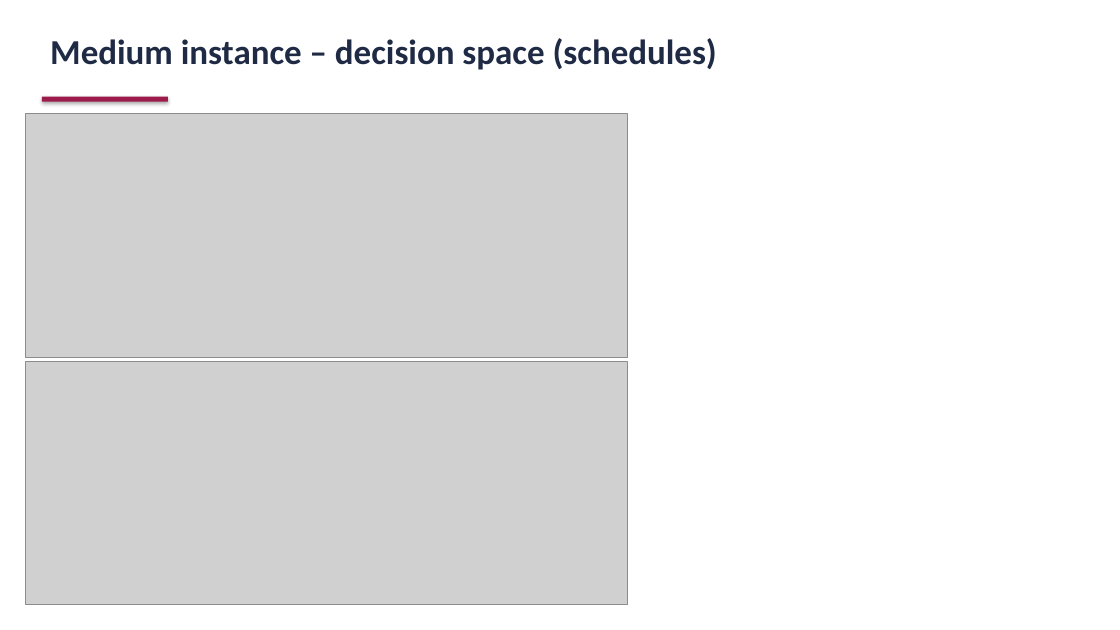
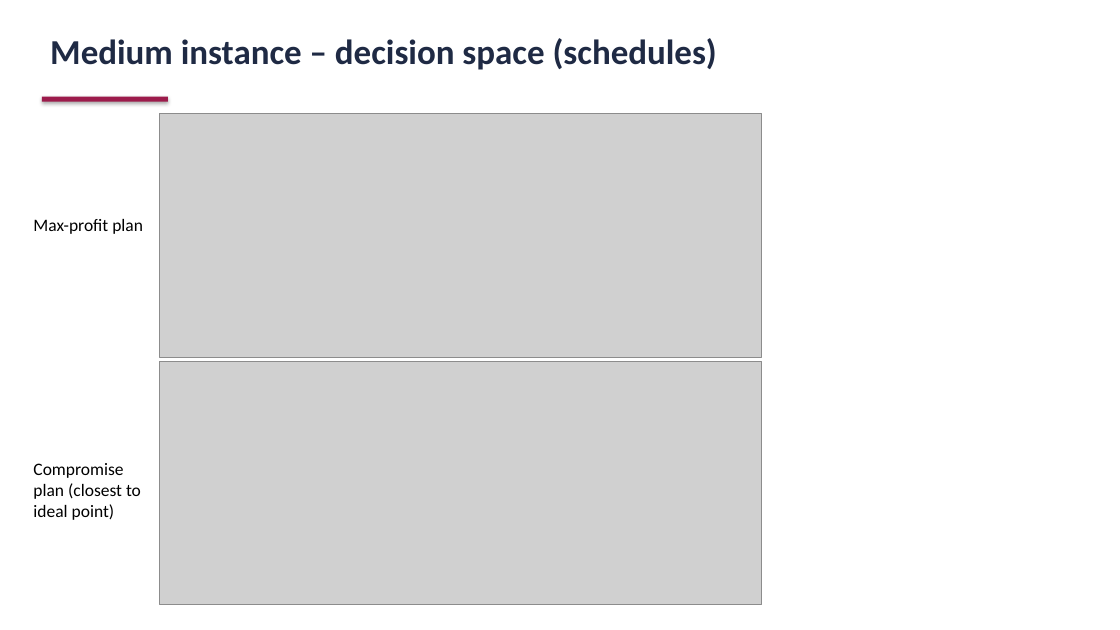
Before and after one commit to HarshaAryan/Decision-Modelling-Project, a slide deck: slide 10 of docs/CompuOpti_defense.pptx. Drawn at 1120x630 pixels with LibreOffice and Linux fonts; fonts in the diff are those of the drawing; grey boxes stand for pictures. Boxes give left, top, right and bottom in pixels: in the first picture for what was removed or moved away, otherwise in the second. Text is boxed around its words. In the diff, an @@ line names an element or a change of style, - is before the commit and + after.

```diff
--- a/docs/CompuOpti_defense.pptx
+++ b/docs/CompuOpti_defense.pptx
@@ picture: place and size @@
-picture at <box>25,113,628,357</box>
+picture at <box>160,113,762,357</box>
@@ text added at <box>33,219,143,234</box>, 15 pt, text #000000 @@
+Max-profit plan
@@ picture: place and size @@
-picture at <box>25,361,628,605</box>
+picture at <box>160,361,762,605</box>
@@ text added at <box>33,463,141,520</box>, 15 pt, text #000000 @@
+Compromise plan (closest to ideal point)
```
Also in this commit, not shown: 3 other slides changed, 1 other file.
